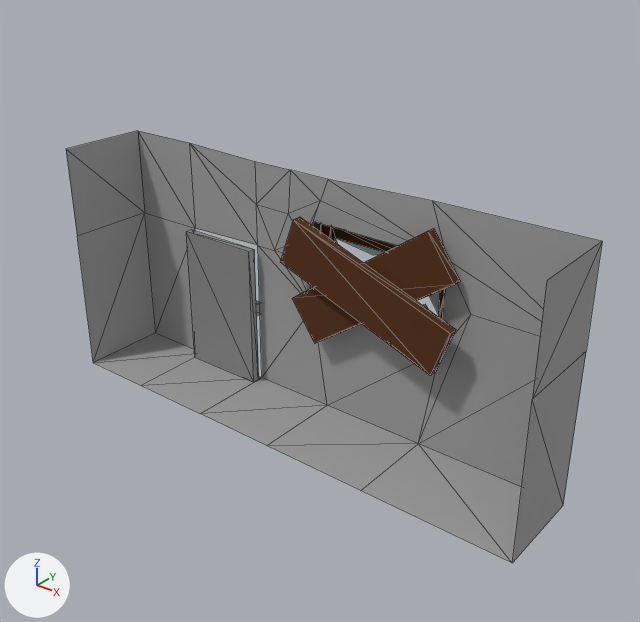
Renders of the FBX model Assets/Resources/101_DevelopPJHScene/8_Models/out/home1/home1@in_open_s.FBX from each side of a commit.
Rendered twice from a 50 mm lens placed at (1.652, -1.64, 1.302), pointed at (0.465, -0.156, 0.382). The axes (+X, +Y, +Z) are drawn at lower left. The lights are the same throughout. Mesh edges are drawn as thin lines. Where no turn or scale is listed for an object, it has been applied to the vertices.

Script lines for the objects in view, before the commit:
```python
me_mesh = bpy.data.meshes.new('Mesh')
me_mesh.from_pydata(...)  # 16 vertices, 28 faces; spans x 0.0..0.242, y -0.015..0.056, z -0.202..0.202
me_mesh.materials.append(mat_08___default)  # grey #8a8a8a
me_mesh_001 = bpy.data.meshes.new('Mesh.001')
me_mesh_001.from_pydata(...)  # 79 vertices, 114 faces; spans x -0.697..0.697, y 0.267..0.569, z 0.0..0.654
# faces by material slot: [54, 7, 53]
me_mesh_001.materials.append(mat_01___default)  # brown #552a00
me_mesh_001.materials.append(mat_04___default)  # white #cfebef
me_mesh_001.materials.append(mat_03___default)  # grey #9f9f9f
ob_box001 = bpy.data.objects.new('Box001', me_mesh_001)
ob_box001.location = (0.359, -0.509, 0.0)
ob_object001 = bpy.data.objects.new('Object001', me_mesh)
ob_object001.location = (-0.124, -0.013, 0.202)
```
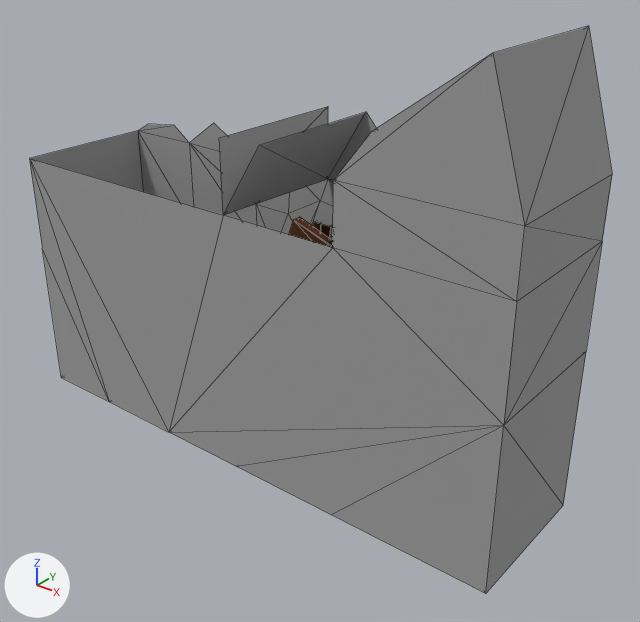
The newer file is also turned or shifted as a whole; pictures and numbers use the older file's frame.

Pixel boxes (x1, y1, x2, y2) of what changed, in the pictures (640 x 622 px):
'Box001', reshaped (9% wider, 31% taller)
    before: (66, 131, 602, 563)
    after: (30, 26, 612, 593)
'Object002', added
    after: (29, 158, 517, 593)
'Object001', unchanged, covered by the edit
    before: (186, 230, 260, 382)

Diff of the bpy script that builds the scene:
```diff
--- a/Assets/Resources/101_DevelopPJHScene/8_Models/out/home1/home1@in_open_s.FBX.py
+++ b/Assets/Resources/101_DevelopPJHScene/8_Models/out/home1/home1@in_open_s.FBX.py
@@ me_mesh_001 @@
 # used by ob_box001; location = (0.359, -0.509, 0.0)
-me_mesh_001.from_pydata(...)  # 79 vertices, 114 faces; spans x -0.697..0.697, y 0.267..0.569, z 0.0..0.654
+me_mesh_001.from_pydata(...)  # 99 vertices, 144 faces; spans x -0.697..0.697, y 0.152..0.569, z 0.0..1.06
+# me_mesh_001 part 1
+# 1 vertex is removed from x 0.697, y 0.267, z 0.654
+# 90 faces are deleted
+# 9 vertices in x -0.697..0.697, y 0.267, z 0.0..0.654 move by (0.0, -0.115, 0.0)
+# 15 vertices are added at x -0.648..0.697, y 0.152..0.517, z 0.654..1.06
+# 6 new vertices lie (0.0, 0.365, 0.0) away from vertices in x 0.0..0.697, y 0.152, z 0.791..1.06
+# 83 new faces join them, mat_03___default (grey #9f9f9f)
+# 30 new faces join them, mat_01___default (brown #552a00)
+# 7 new faces join them, mat_04___default (white #cfebef)
 me_mesh_001.materials.append(mat_01___default)
@@ me_mesh_002 @@
+me_mesh_002.from_pydata([(0.697, 0.152, 0.0), (-0.697, 0.152, 0.0), (0.697, 0.152, 0.654), (-0.697, 0.152, 0.654), (0.299, 0.152, 0.0), (0.299, 0.152, 0.654), (-0.483, 0.152, 0.0), (0.0, 0.152, 0.0), (0.0, 0.152, 0.654), (-0.241, 0.152, 0.0), (-0.697, 0.152, 0.405), (0.697, 0.152, 0.405)], [], [(11, 2, 5), (10, 1, 6), (3, 10, 6), (3, 6, 9), (8, 3, 9), (5, 8, 9), (11, 5, 9), (11, 9, 7), (11, 7, 4), (0, 11, 4)])
+me_mesh_002.materials.append(mat_03___default)  # grey #9f9f9f
@@ ob_object002 @@
+ob_object002 = bpy.data.objects.new('Object002', me_mesh_002)
+ob_object002.location = (0.359, -0.509, 0.0)
```
